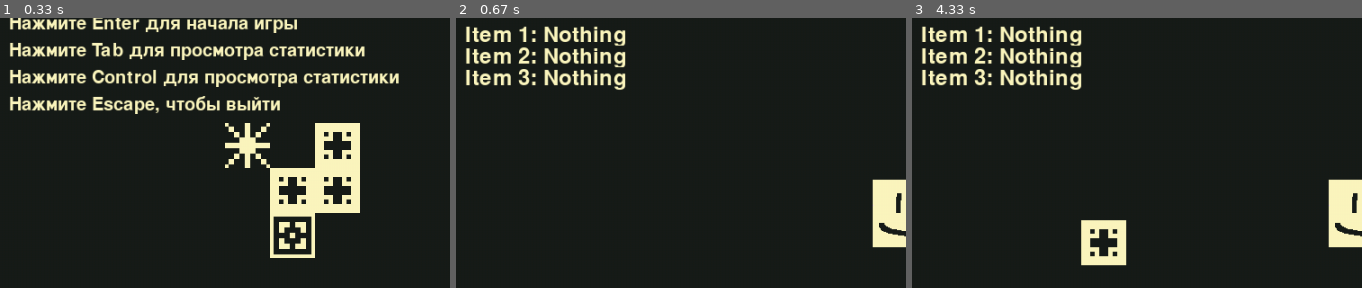
Above: before the commit, frames 1-3 (left to right).
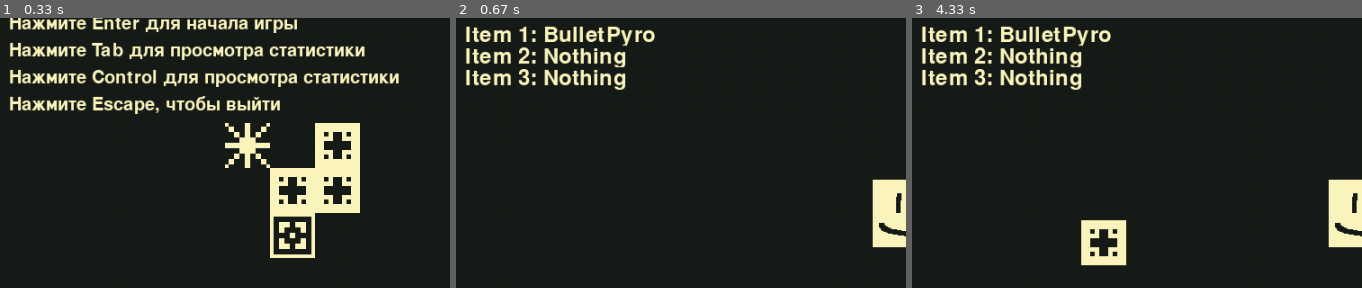
Above: after the commit, the same moments.

Repository: Andrey-Lapenok/Pygame_project_main
Game: pygame game, started from main.py
Same seed, same stepped clock (60 frames per second), same inputs: the game is played once before the commit and once after it.
Inputs (mouse positions are % of the whole screen's width and height, from its top left):
- Up to frame 1 (0.33 s): no input
- Up to frame 2 (0.67 s): tap Enter at 0.33 s
- Up to frame 3 (4.33 s): hold Tab 0.67-1.13 s; hold Right 0.67-1.13 s; click (60, 72) at 1.22 s; right-click (19, 73) at 1.55 s; click (65, 15) at 1.88 s; hold Right 2.17-2.63 s; hold Up 2.67-2.97 s; hold Right 3-3.47 s; hold Left 3.5-4.03 s; hold Down from 4.07 s (still down); hold S from 4.07 s (still down)
The pictures show only the part of the screen within x 0-50%, y 14-64%; the shares and areas given below are measured in that part.

Frame 1 is identical in both runs. In frame 2, 0.8% of the frame differs, in the area x 19-45%, y 2-11%; in frame 3, 0.8%.

Commit message:
system of events is better

Diff:
--- a/main.py
+++ b/main.py
@@ -182,6 +182,33 @@
             for i, arg in enumerate(cell[2:]))), float(cell[0])]
 
 
+class EventController:
+    def __init__(self):
+        self.events = []
+
+    def add_event(self, event):
+        self.events.append(event)
+
+    def apply(self):
+        events_to_delete = []
+        for _event in self.events:
+            _event.apply()
+            if _event.time >= _event.max_time:
+                events_to_delete.append(_event)
+
+        for _event in events_to_delete:
+            self.events.remove(_event)
+
+    def get_events(self, needed_tags, _object):
+        events_to_return = []
+        for _event in self.events:
+            if all(map(lambda x: x in _event.args['tags'] and _object not in _event.calls, needed_tags)):
+                events_to_return.append(_event)
+                _event.set_call(_object)
+
+        return events_to_return
+
+
 class Event:
     """
     Event - событие, сохраняемое в  массив EVENTS,
@@ -211,11 +238,6 @@
 
         self.new_calls = {}
         self.time += 1
-        event_to_delete = []
-        if self.time == self.max_time:
-            event_to_delete.append(self)
-        for _event in event_to_delete:
-            EVENTS.remove(_event)
 
 
 class GameObject:
@@ -914,10 +936,10 @@
         self.rect = pygame.Rect(self.x, self.y, self.width, self.height)
 
     def _kill(self):
+        global event_controller
         if self.carrier_gun:
-            global EVENTS
-            EVENTS.append(Event(tags=['Bullet death', 'Bullet of character'],
-                                x=self.x + self.width // 2, y=self.y + self.height // 2))
+            event_controller.add_event(Event(tags=['Bullet death', 'Bullet of character'],
+                                             x=self.x + self.width // 2, y=self.y + self.height // 2))
         self.collision.kill()
         self.kill()
 
@@ -1106,7 +1128,7 @@
         self.coins = 0
         self.time, self.time_between_enemy_attack = datetime.datetime.now(), 0.5
 
-        self.items = [Nothing(), Nothing(), Nothing()]
+        self.items = [BulletPyro(1), Nothing(), Nothing()]
         for item in self.items:
             item.init(self)
 
@@ -1181,12 +1203,8 @@
                     _collision.gameObject.item.price = 0
 
         all_pressed = pygame.key.get_pressed()
-        global EVENTS
-        for i in range(len(EVENTS)):
-            if 'Weapon change' in EVENTS[i].args['tags'] and \
-                    'Character' in EVENTS[i].args['tags'] and self not in EVENTS[i].calls:
-                self.weapon = EVENTS[i].args['weapon'](self)
-                EVENTS[i].set_call(self)
+        for _event in event_controller.get_events(['Weapon change', 'Character'], self):
+            self.weapon = _event.args['weapon'](self)
 
         delta_x, delta_y = 0, 0
         if all_pressed[pygame.K_w]:
@@ -1607,11 +1625,8 @@
 
     def update(self):
         global EVENTS
-        for i in range(len(EVENTS)):
-            if 'Bullet death' in EVENTS[i].args['tags'] and 'Bullet of character' in EVENTS[i].args['tags'] \
-                    and self.carrier not in EVENTS[i].calls:
-                Fire(EVENTS[i].args['x'] - 25, EVENTS[i].args['y'] - 25, 3, ['Dangerous for enemy'])
-                EVENTS[i].set_call(self.carrier)
+        for _event in event_controller.get_events(['Bullet death', 'Bullet of character'], self.carrier):
+            Fire(_event.args['x'] - 25, _event.args['y'] - 25, 3, ['Dangerous for enemy'])
 
 
 class Shrapnel(Item):
@@ -1624,18 +1639,15 @@
 
     def update(self):
         global EVENTS
-        for i in range(len(EVENTS)):
-            if 'Bullet death' in EVENTS[i].args['tags'] and 'Bullet of character' in EVENTS[i].args['tags'] \
-                    and self.carrier not in EVENTS[i].calls:
-                Bullet(EVENTS[i].args['x'] + 10, EVENTS[i].args['y'], 10, 10, 500, 0, 10,
-                       ['Dangerous for enemy', 'Indestructible', 'One hit'], ['Dangerous for enemy'])
-                Bullet(EVENTS[i].args['x'] - 10, EVENTS[i].args['y'], 10, 10, -500, 0, 10,
-                       ['Dangerous for enemy', 'Indestructible', 'One hit'], ['Dangerous for enemy'])
-                Bullet(EVENTS[i].args['x'], EVENTS[i].args['y'] + 10, 10, 10, 0, 500, 10,
-                       ['Dangerous for enemy', 'Indestructible', 'One hit'], ['Dangerous for enemy'])
-                Bullet(EVENTS[i].args['x'], EVENTS[i].args['y'] - 10, 10, 10, 0, -500, 10,
-                       ['Dangerous for enemy', 'Indestructible', 'One hit'], ['Dangerous for enemy'])
-                EVENTS[i].set_call(self.carrier)
+        for _event in event_controller.get_events(['Bullet death', 'Bullet of character'], self.carrier):
+            Bullet(_event.args['x'] + 10, _event.args['y'], 10, 10, 500, 0, 10,
+                   ['Dangerous for enemy', 'Indestructible', 'One hit'], ['Dangerous for enemy'])
+            Bullet(_event.args['x'] - 10, _event.args['y'], 10, 10, -500, 0, 10,
+                   ['Dangerous for enemy', 'Indestructible', 'One hit'], ['Dangerous for enemy'])
+            Bullet(_event.args['x'], _event.args['y'] + 10, 10, 10, 0, 500, 10,
+                   ['Dangerous for enemy', 'Indestructible', 'One hit'], ['Dangerous for enemy'])
+            Bullet(_event.args['x'], _event.args['y'] - 10, 10, 10, 0, -500, 10,
+                   ['Dangerous for enemy', 'Indestructible', 'One hit'], ['Dangerous for enemy'])
 
 
 class Fire(pygame.sprite.Sprite, GameObject):
@@ -1827,7 +1839,7 @@
 camera = Camera()
 clock = pygame.time.Clock()
 world_generator = WorldGenerator(camera)
-EVENTS = []
+event_controller = EventController()
 
 weapons_of_character = [Gun, MachineGun, Rifle]
 
@@ -1845,7 +1857,7 @@
             AidKid(event.pos[0], event.pos[1])
 
         if event.type == pygame.KEYDOWN and event.key == pygame.K_TAB:
-            EVENTS.append(Event(tags=['Weapon change', 'Character'], weapon=weapons_of_character[
+            event_controller.add_event(Event(tags=['Weapon change', 'Character'], weapon=weapons_of_character[
                 (weapons_of_character.index(type(character.weapon)) + 1) % len(weapons_of_character)]))
 
     fps = clock.tick() / 1000
@@ -1857,8 +1869,7 @@
 
     all_gameObjects.draw(screen)
     print_inscriptions()
-    for i in range(len(EVENTS)):
-        EVENTS[i].apply()
+    event_controller.apply()
 
     pygame.display.flip()
 
Binary file changed: data/Pygame_DB.db
